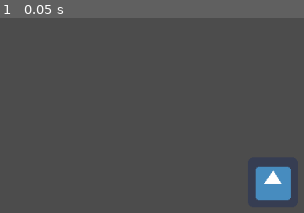
Above: before the commit, frame 1.
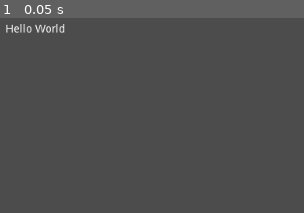
Above: after the commit, the same moment.

Repository: adambraude/LD47
Game: Godot game, scene res://test scene.tscn
Two runs of this game, one before a commit and one after it. Both use one fixed random seed, a clock stepped at 60 frames per second and the inputs below. Before the commit the project has no main scene; this scene is started directly in both runs. The engine's default icon, where the game draws it, is replaced by a stand-in: a white triangle on a blue panel in a dark square.
Inputs:
- Up to frame 1 (0.05 s): no input

The runs differ from the first frame. In frame 1, 2.6% of the frame differs, in the area x 1-96%, y 3-94%.

Commit message:
helloWorld Scene

Diff:
--- a/project.godot
+++ b/project.godot
@@ -16,6 +16,7 @@
 [application]
 
 config/name="LD47"
+run/main_scene="res://test scene.tscn"
 config/icon="res://icon.png"
 
 [rendering]
--- a/test scene.tscn
+++ b/test scene.tscn
@@ -1,7 +1,15 @@
-[gd_scene load_steps=2 format=2]
+[gd_scene format=2]
 
-[ext_resource path="res://icon.png" type="Texture" id=1]
+[node name="Node2D" type="Node2D"]
 
-[node name="icon" type="Sprite"]
-position = Vector2( 467, 294 )
-texture = ExtResource( 1 )
+[node name="Node" type="Node" parent="."]
+
+[node name="Label" type="Label" parent="."]
+margin_left = 125.475
+margin_top = 90.7691
+margin_right = 530.475
+margin_bottom = 316.769
+text = "Hello World"
+__meta__ = {
+"_edit_use_anchors_": false
+}
